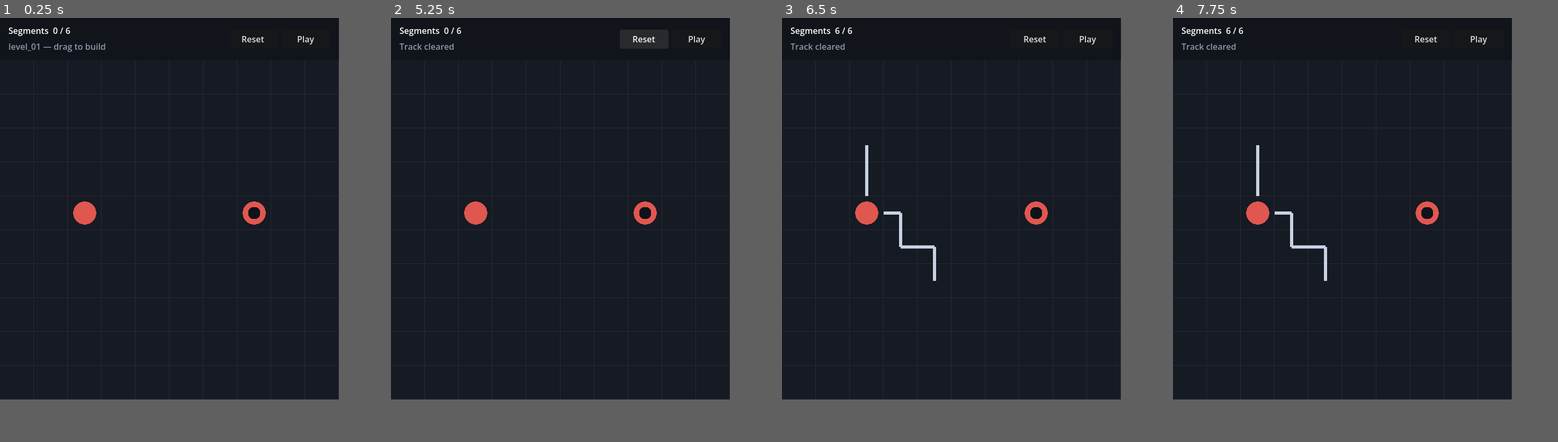
Above: before the commit, frames 1-4 (left to right).
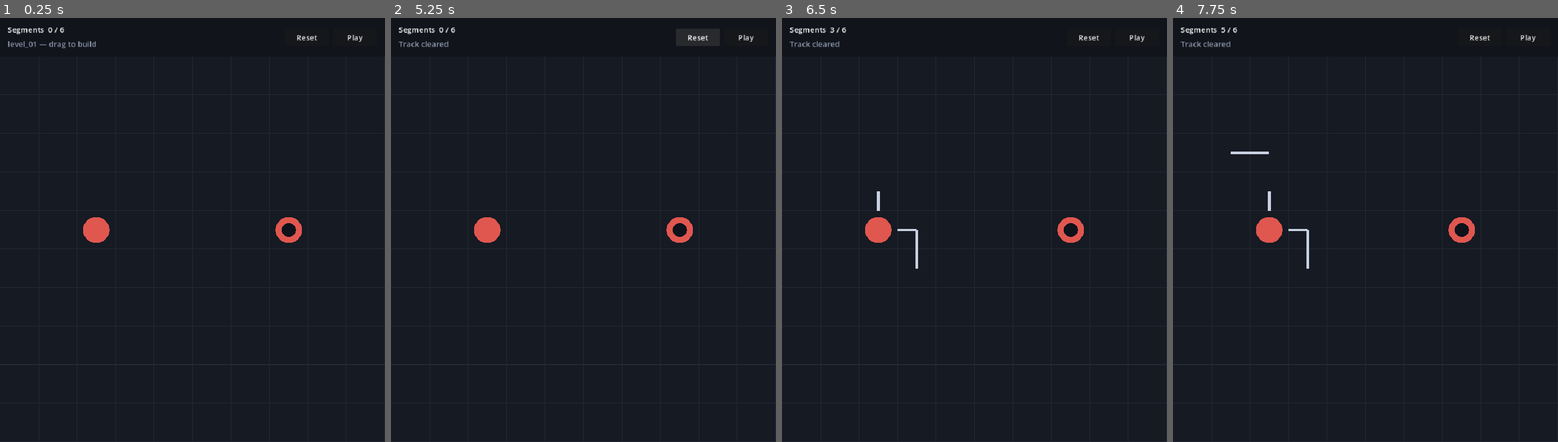
Above: after the commit, the same moments.

Repository: forestwow/movethetrack
Game: Godot game, scene res://scenes/Main.tscn
The game is run twice, just before and just after one commit, with the same random seed, the same clock (stepped at 60 frames per second) and the same inputs.
Inputs (mouse positions are in pixels of both pictures, inside the frame that each line leads up to):
- Up to frame 1 (0.25 s): no input
- Up to frame 2 (5.25 s): click "Play" at 0.5 s; tap Enter at 1.25, 4.25 s; move the mouse to (633, 187) at 1.27 s; hold Shift 1.28-2 s; click (633, 187) at 1.42 s; click "Play" at 2 s; tap Space at 2.75 s; drag from (491, 230) to (545, 285) at 2.77 s; click "Play" at 3.5 s; move the mouse to (595, 124) at 4.27 s; tap Ctrl at 4.35 s; click (595, 124) at 4.42 s; click "Reset" at 5 s
- Up to frame 3 (6.5 s): drag from (936, 285) to (851, 149) at 5.77 s
- Up to frame 4 (7.75 s): move the mouse to (1442, 263) at 6.52 s; tap Alt at 6.6 s; click (1442, 263) at 6.67 s; drag from (1242, 149) to (1292, 111) at 7.27 s
In our replay, the window is 640x720 before the commit and 727x800 after it. These sizes can differ from the game's own. Grey fills any space a smaller window leaves; there, only what the larger window draws over its background counts as a difference.

The runs differ from the first frame. In frame 1, 1.5% of the frame differs, in the area x 1-95%, y 2-53%; in frame 2, 1.4%; in frame 3, 1.9%; in frame 4, 1.9%, in the area x 1-95%, y 2-62%.

Commit message:
Bigger board: 80px cells and a scaling window
Cells go from 64 to 80px, so the board is 800x800 in a 800x880 window. The
viewport now stretches with canvas_items/keep, so resizing or maximising the
window scales the whole game instead of leaving it small in a corner.

Co-Authored-By: Claude Opus 5 <noreply@anthropic.com>
Claude-Session: https://claude.ai/code/session_016egZAVyjHVTkFun9UeYuH4

Diff:
--- a/project.godot
+++ b/project.godot
@@ -20,5 +20,7 @@
 
 [display]
 
-window/size/viewport_width=640
-window/size/viewport_height=720
+window/size/viewport_width=800
+window/size/viewport_height=880
+window/stretch/mode="canvas_items"
+window/stretch/aspect="keep"
--- a/scenes/grid_view.gd
+++ b/scenes/grid_view.gd
@@ -1,7 +1,7 @@
 class_name GridView
 extends Node2D
 
-const CELL := 64
+const CELL := 80
 
 const BACKGROUND := Color("#161a23")
 const GRID_LINE := Color("#252b38")
